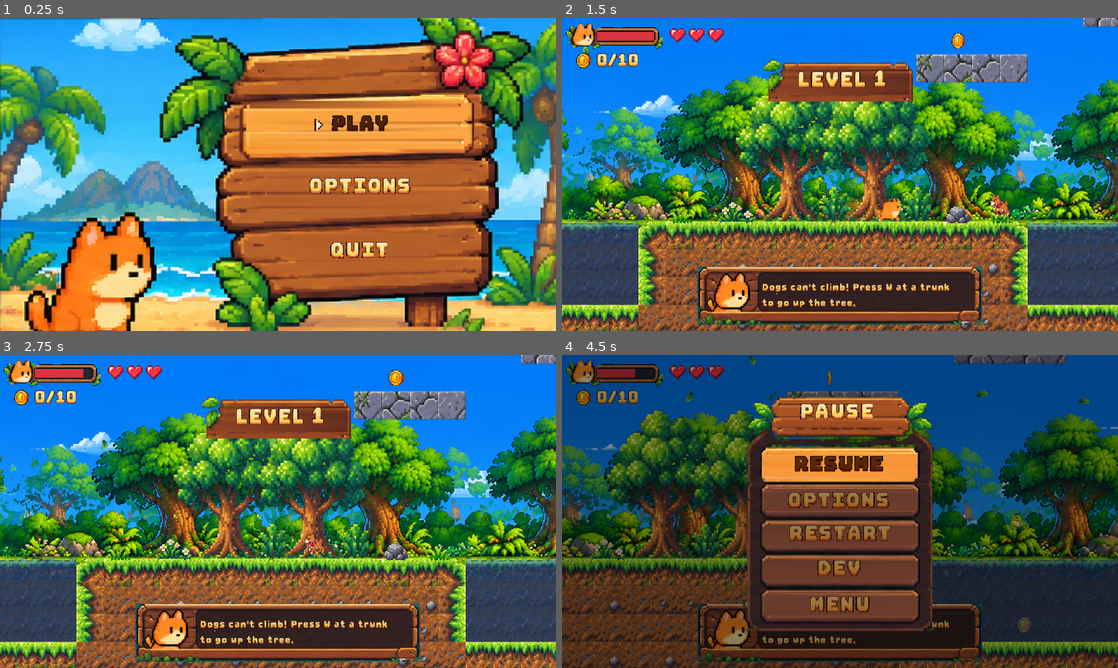
Above: before the commit, frames 1-4 (two rows, left to right).
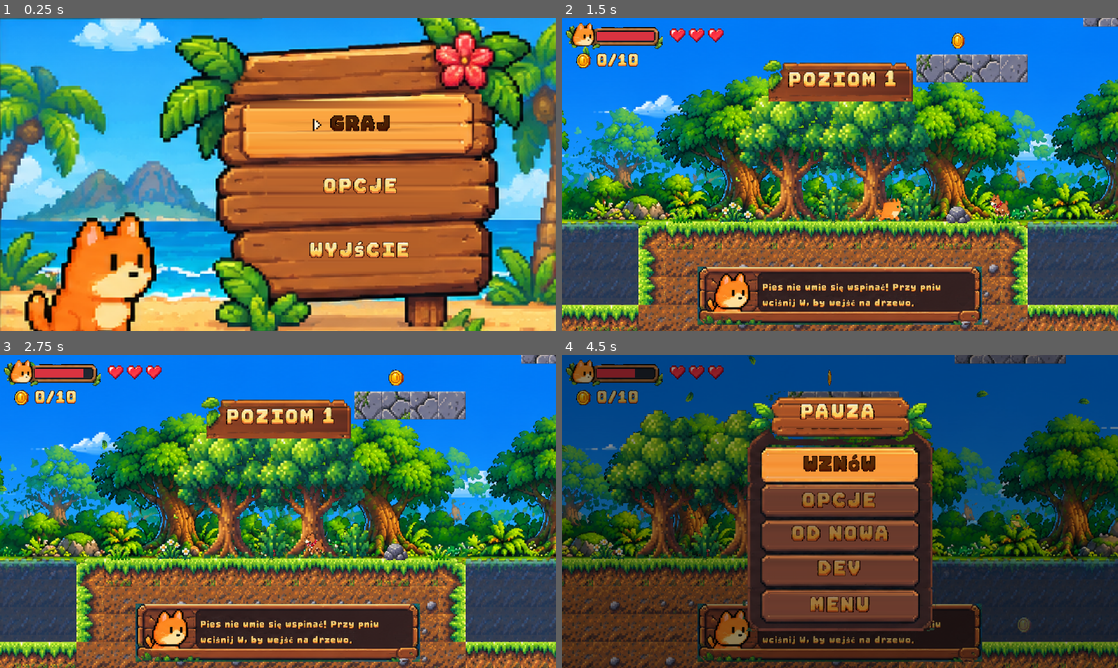
Above: after the commit, the same moments.

Repository: leksa-dev/cat-platformer
Game: Godot game, scene res://scenes/ui/main_menu.tscn
Same seed, same stepped clock (60 frames per second), same inputs: the game is played once before the commit and once after it.
Inputs:
- Up to frame 1 (0.25 s): no input
- Up to frame 2 (1.5 s): tap Enter (ui_accept) at 0.5 s; hold J (attack) 0.53-1.28 s; hold D (right) from 0.53 s (still down); tap Space (jump) at 0.77 s; tap W (up) at 1.25 s; tap Shift (dash) at 1.35 s
- Up to frame 3 (2.75 s): tap Space (jump) at 1.52 s; tap W (up) at 2 s; release D (right) at 2.03 s; hold A (left) from 2.03 s (still down); tap K (fart) at 2.1 s
- Up to frame 4 (4.5 s): tap W (up) at 2.75, 3.5, 4.25 s; release A (left) at 2.78 s; hold D (right) 2.78-4.28 s; tap X at 2.85 s; tap Space (jump) at 3.02, 3.77 s; tap C at 3.6 s; tap F (fullscreen) at 4.15 s; hold A (left) from 4.28 s (still down); tap P at 4.35 s

The runs differ from the first frame. In frame 1, 1.7% of the frame differs, in the area x 55-74%, y 31-77%; in frame 2, 1.6%; in frame 3, 1.6%; in frame 4, 2.2%, in the area x 36-70%, y 15-94%.

Commit message:
Save progress after each level, separate music/sfx volume, Polish fallback locale
Co-Authored-By: Claude Opus 5.5 <noreply@anthropic.com>
Claude-Session: https://claude.ai/code/session_011nTXPMpz8sabEPGxZfve52

Diff:
--- a/assets/i18n/strings.csv
+++ b/assets/i18n/strings.csv
@@ -9,8 +9,11 @@
 PAUZA,PAUSE,PAUSA
 PEŁNY EKRAN,FULLSCREEN,PANTALLA
 OKNO,WINDOW,VENTANA
-MUZYKA: TAK,MUSIC: ON,MÚSICA: SÍ
-MUZYKA: NIE,MUSIC: OFF,MÚSICA: NO
+MUZYKA,MUSIC,MÚSICA
+EFEKTY,SOUNDS,EFECTOS
+DŹWIĘK,SOUND,SONIDO
+DALEJ: POZIOM %d,RESUME: LEVEL %d,SEGUIR: NIVEL %d
+NOWA GRA,NEW GAME,NUEVA PARTIDA
 TAK,ON,SÍ
 NIE,OFF,NO
 POZIOM %d,LEVEL %d,NIVEL %d
--- a/project.godot
+++ b/project.godot
@@ -38,6 +38,7 @@
 [internationalization]
 
 locale/translations=PackedStringArray("res://assets/i18n/strings.en.translation", "res://assets/i18n/strings.es.translation")
+locale/fallback="pl"
 
 [rendering]
 
--- a/scenes/ui/main_menu.gd
+++ b/scenes/ui/main_menu.gd
@@ -1,7 +1,8 @@
 extends "res://scenes/ui/menu_list.gd"
 # Title screen: GRAJ / OPCJE / WYJŚCIE on the beach signpost. Options replace the items in place.
 
-var _in_options := false
+var _page := "main"  # main / play (DALEJ, NOWA GRA) / options / sound (MUZYKA, EFEKTY)
+const BUSES := ["Music", "SFX"]
 
 
 func _ready() -> void:
@@ -10,17 +11,24 @@
 	_show_main()
 
 
-func _show_main() -> void:
-	_in_options = false
-	_set_items(["GRAJ", "OPCJE", "WYJŚCIE"].map(tr))
-	$BackHint.visible = false
+func _show_page(page: String, texts: Array, index := 0) -> void:  # sub-pages reuse the 3 planks; back is Esc / ○ (hint under the sign)
+	_page = page
+	_set_items(texts)
+	$BackHint.text = tr("Esc - wróć")
+	$BackHint.visible = page != "main"
+	select(index)
 
 
-func _show_options() -> void:  # 3 planks: screen, music, language; back is Esc / ○ (hint under the sign)
-	_in_options = true
-	_set_items([fullscreen_text(), music_text(), language_text()])
-	$BackHint.text = tr("Esc - wróć")
-	$BackHint.visible = true
+func _show_main(index := 0) -> void:
+	_show_page("main", ["GRAJ", "OPCJE", "WYJŚCIE"].map(tr), index)
+
+
+func _show_options(index := 0) -> void:
+	_show_page("options", [fullscreen_text(), tr("DŹWIĘK"), language_text()], index)
+
+
+func _show_sound(index := 0) -> void:
+	_show_page("sound", BUSES.map(volume_text), index)
 
 
 func _set_items(texts: Array) -> void:
@@ -30,7 +38,6 @@
 		labels[i].text = texts[i] if i < texts.size() else ""
 		if i < texts.size():
 			items.append(labels[i])
-	select(0)
 
 
 func _on_select(index: int) -> void:
@@ -42,26 +49,41 @@
 
 func _process(delta: float) -> void:
 	super._process(delta)
-	if _in_options and (Input.is_action_just_pressed("pause") or Input.is_action_just_pressed("back")):
+	if _page == "sound" and nudge_volume(BUSES[selected]):
+		_show_sound(selected)
+	if _page != "main" and (Input.is_action_just_pressed("pause") or Input.is_action_just_pressed("back")):
 		Game.sfx("menu_move", 0.0)
-		_show_main()
+		if _page == "sound":
+			_show_options(1)
+		else:
+			_show_main(0 if _page == "play" else 1)
 
 
 func _on_chosen(index: int) -> void:
-	if _in_options:
-		match index:
-			0:
-				Game.toggle_fullscreen()
-				$Item0.text = fullscreen_text()
-			1:
-				Game.toggle_music()
-				$Item1.text = music_text()
-			2:
-				Game.next_language()
-				_show_options()
-		select(index)
-		return
-	match index:
-		0: Game.start_game()
-		1: _show_options()
-		2: get_tree().quit()
+	match _page:
+		"play":
+			if index == 0:
+				Game.continue_game()
+			else:
+				Game.start_game()
+		"sound":  # Space steps the volume up, wrapping to 0
+			Game.set_volume(BUSES[index], (Game.volume[BUSES[index]] + 1) % 11)
+			_show_sound(index)
+		"options":
+			match index:
+				0: Game.toggle_fullscreen()
+				1:
+					_show_sound()
+					return
+				2: Game.next_language()
+			_show_options(index)
+		"main":
+			match index:
+				0:
+					var level := Game.saved_level()
+					if level < 0:
+						Game.start_game()
+					else:
+						_show_page("play", [tr("DALEJ: POZIOM %d") % (level + 1), tr("NOWA GRA")])
+				1: _show_options()
+				2: get_tree().quit()
--- a/scenes/ui/menu_list.gd
+++ b/scenes/ui/menu_list.gd
@@ -40,8 +40,18 @@
 	pass
 
 
-func music_text() -> String:
-	return tr("MUZYKA: TAK") if Game.music_on else tr("MUZYKA: NIE")
+func volume_text(bus: String) -> String:
+	return (tr("MUZYKA") if bus == "Music" else tr("EFEKTY")) + ": %d%%" % (Game.volume[bus] * 10)
+
+
+# left/right on a volume row: one step of 10 %; returns true when it changed something
+func nudge_volume(bus: String) -> bool:
+	var step := int(Input.is_action_just_pressed("right")) - int(Input.is_action_just_pressed("left"))
+	if step == 0 or Game.volume[bus] + step < 0 or Game.volume[bus] + step > 10:
+		return false
+	Game.set_volume(bus, Game.volume[bus] + step)
+	Game.sfx("menu_move", 0.0)
+	return true
 
 
 func fullscreen_text() -> String:
--- a/scenes/ui/pause.gd
+++ b/scenes/ui/pause.gd
@@ -34,6 +34,8 @@
 		else:
 			_close()
 		return
+	if visible and _in_options and selected in [1, 2] and nudge_volume("Music" if selected == 1 else "SFX"):
+		items[selected].text = volume_text("Music" if selected == 1 else "SFX")
 	super._process(delta)
 
 
@@ -66,7 +68,7 @@
 
 func _show_options() -> void:
 	_in_options = true
-	_set_items([fullscreen_text(), music_text(), language_text(), tr("WRÓĆ")])
+	_set_items([fullscreen_text(), volume_text("Music"), volume_text("SFX"), language_text(), tr("WRÓĆ")])
 
 
 func _set_items(texts: Array) -> void:
@@ -91,15 +93,15 @@
 				Game.toggle_fullscreen()
 				$Panel/Item0.text = fullscreen_text()
 				select(0)
-			1:
-				Game.toggle_music()
-				$Panel/Item1.text = music_text()
-				select(1)
-			2:
+			1, 2:  # Space steps the volume up, wrapping to 0; left/right in _process
+				var bus := "Music" if index == 1 else "SFX"
+				Game.set_volume(bus, (Game.volume[bus] + 1) % 11)
+				items[index].text = volume_text(bus)
+			3:
 				Game.next_language()
 				_show_options()
-				select(2)
-			3: _show_main()
+				select(3)
+			4: _show_main()
 		return
 	match index:
 		0: _close()
--- a/scripts/game.gd
+++ b/scripts/game.gd
@@ -18,10 +18,11 @@
 # dev menu toggles (persist across level reloads)
 var god_mode := false
 var fly_mode := false
-var music_on := true  # OPCJE > MUZYKA turns it off
+var volume := {"Music": 8, "SFX": 8}  # bus -> 0..10 (OPCJE > MUZYKA / EFEKTY), 0 = muted
 const LANGUAGES := ["pl", "en", "es"]  # Polish texts are the translation keys (assets/i18n/strings.csv)
 const LANGUAGE_NAMES := {"pl": "POLSKI", "en": "ENGLISH", "es": "ESPAÑOL"}
 const SETTINGS := "user://settings.cfg"
+const SAVE := "user://save.cfg"  # progress written after each finished level (checkpoints are not saved)
 var checkpoint := Vector2.INF  # respawn point in the current level; INF = level start
 var collected := {}  # level index -> names of the coins / 1ups taken there (they stay taken after a lost life)
 var run_time := 0.0  # seconds spent in levels this game, for the victory screen
@@ -43,14 +44,20 @@
 	for i in 10:
 		var player := AudioStreamPlayer.new()
 		add_child(player)
+		player.bus = "SFX"
 		_players.append(player)
 	_music.volume_db = -9.0
+	_music.bus = "Music"
 	add_child(_music)
 	_music.finished.connect(_music.play)  # loop the track
 	_fit_window.call_deferred()
 	var cfg := ConfigFile.new()
 	cfg.load(SETTINGS)
 	TranslationServer.set_locale(cfg.get_value("game", "language", "pl"))
+	for bus in volume:
+		AudioServer.add_bus()
+		AudioServer.set_bus_name(AudioServer.bus_count - 1, bus)
+		set_volume(bus, cfg.get_value("audio", bus, volume[bus]), false)
 	# Pad buttons use Godot's Xbox-style names: A = Cross, B = Circle, X = Square (DualShock 4 / DualSense).
 	_bind("left", [KEY_A, KEY_LEFT], [JOY_BUTTON_DPAD_LEFT], JOY_AXIS_LEFT_X, -1.0)
 	_bind("right", [KEY_D, KEY_RIGHT], [JOY_BUTTON_DPAD_RIGHT], JOY_AXIS_LEFT_X, 1.0)
@@ -93,6 +100,10 @@
 	sfx("level_complete", 0.0)
 	get_tree().paused = true
 	level_done.emit(stats)
+	if level_index < LEVELS.size():
+		_save()
+	else:
+		DirAccess.remove_absolute(SAVE)  # game finished: the next one starts from scratch
 	_on_confirm = _load_level if level_index < LEVELS.size() else func(): get_tree().change_scene_to_file(VICTORY)
 
 
@@ -174,16 +185,16 @@
 	var path := AUDIO % ("music_" + track)
 	var mp3 := path.get_basename() + ".mp3"  # full-length tracks come as mp3, generated chiptunes as wav
 	_music.stream = load(mp3 if ResourceLoader.exists(mp3) else path)
-	if music_on:
-		_music.play()
-
-
-func toggle_music() -> void:
-	music_on = not music_on
-	if music_on and _music.stream:
-		_music.play()
-	else:
-		_music.stop()
+	_music.play()
+
+
+func set_volume(bus: String, value: int, store := true) -> void:
+	volume[bus] = clampi(value, 0, 10)
+	var i := AudioServer.get_bus_index(bus)
+	AudioServer.set_bus_volume_db(i, linear_to_db(volume[bus] / 10.0))
+	AudioServer.set_bus_mute(i, volume[bus] == 0)
+	if store:
+		_store_setting("audio", bus, volume[bus])
 
 
 func message_open() -> bool:
@@ -212,9 +223,13 @@
 func next_language() -> void:  # options menus cycle POLSKI -> ENGLISH -> ESPAÑOL; remembered between runs
 	var lang: String = LANGUAGES[(LANGUAGES.find(language()) + 1) % LANGUAGES.size()]
 	TranslationServer.set_locale(lang)
+	_store_setting("game", "language", lang)
+
+
+func _store_setting(section: String, key: String, value: Variant) -> void:
 	var cfg := ConfigFile.new()
 	cfg.load(SETTINGS)
-	cfg.set_value("game", "language", lang)
+	cfg.set_value(section, key, value)
 	cfg.save(SETTINGS)
 
 
@@ -236,6 +251,29 @@
 	_restart()
 
 
+func saved_level() -> int:  # level the save continues from, -1 = no save
+	var cfg := ConfigFile.new()
+	return cfg.get_value("save", "level_index", -1) if cfg.load(SAVE) == OK else -1
+
+
+func continue_game() -> void:
+	var cfg := ConfigFile.new()
+	cfg.load(SAVE)
+	for key in SAVED:
+		set(key, cfg.get_value("save", key, get(key)))
+	_load_level()
+
+
+const SAVED := ["level_index", "lives", "collected", "damage", "killed", "enemies", "run_time"]
+
+
+func _save() -> void:
+	var cfg := ConfigFile.new()
+	for key in SAVED:
+		cfg.set_value("save", key, get(key))
+	cfg.save(SAVE)
+
+
 func go_to_menu() -> void:
 	get_tree().paused = false
 	get_tree().change_scene_to_file(MENU)
@@ -248,6 +286,7 @@
 	damage.clear()
 	killed.clear()
 	run_time = 0.0
+	DirAccess.remove_absolute(SAVE)  # new game or game over: the old progress is gone
 	_load_level()
 
 
Binary file changed: assets/i18n/strings.en.translation
Binary file changed: assets/i18n/strings.es.translation
Not shown, added: screenshots/hint_small.png.import
Binary file added: screenshots/menu_continue.png
Binary file added: screenshots/menu_sound.png
Binary file added: screenshots/pause_sound.png
Not shown, changed: PLAN.md
